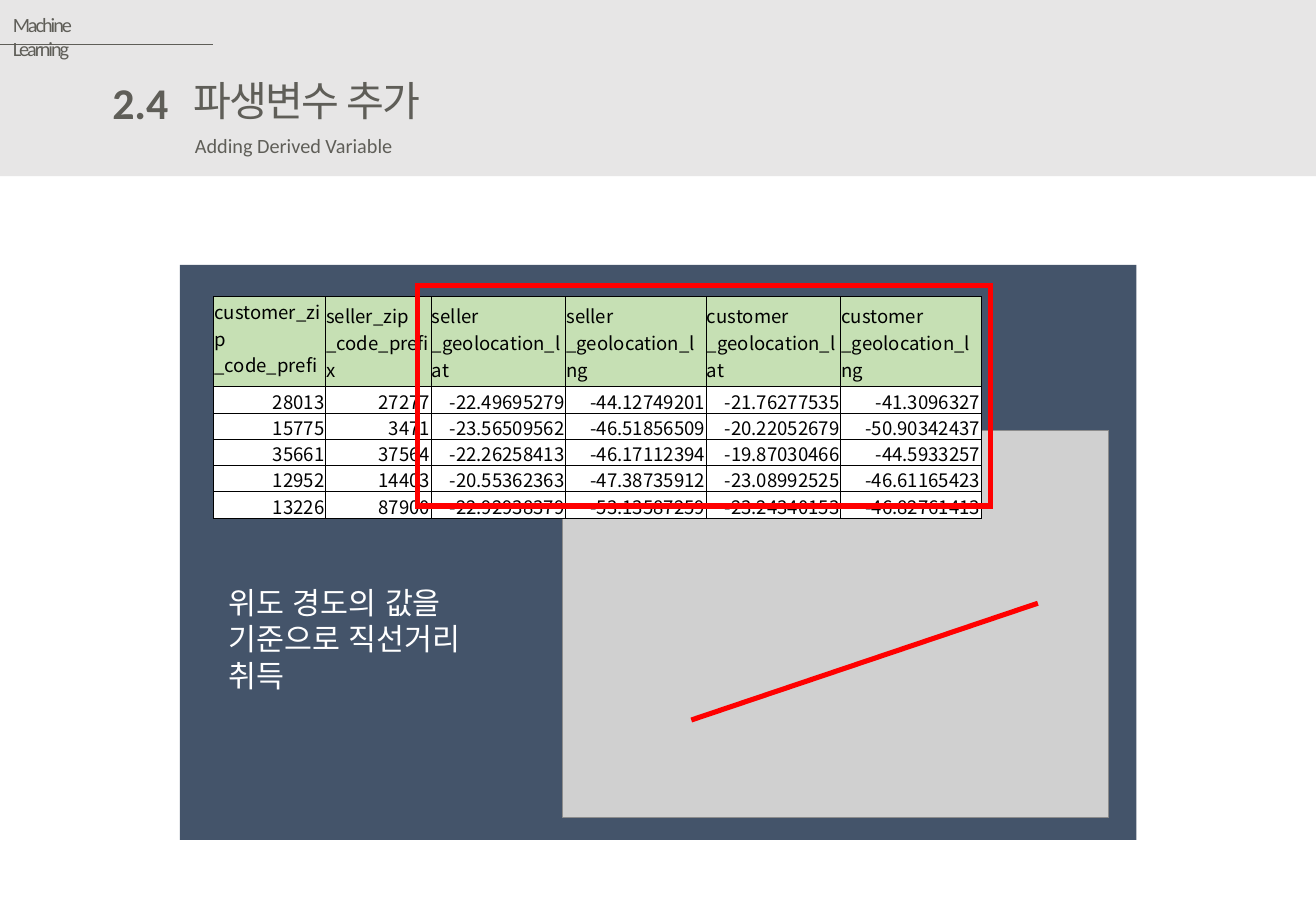
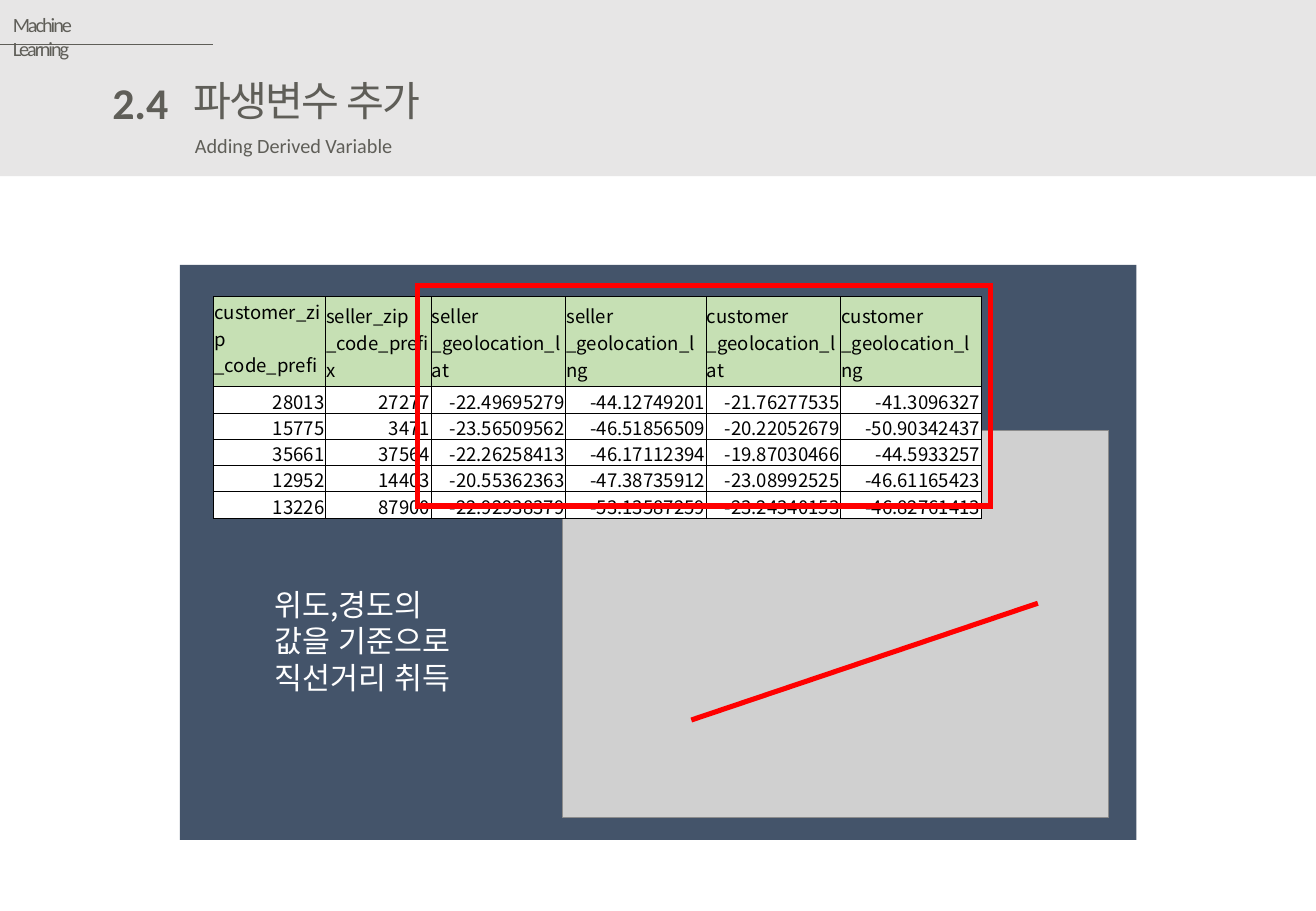
Before and after one commit to kkh9198/Brazilian_region, a slide deck: slide 15 of 회의록/olist프로젝트 ppt_임윤정.pptx. Drawn at 1316x911 pixels with LibreOffice and Linux fonts; fonts in the diff are those of the drawing; grey boxes stand for pictures. Boxes give left, top, right and bottom in pixels: in the first picture for what was removed or moved away, otherwise in the second. Text is boxed around its words. In the diff, an @@ line names an element or a change of style, - is before the commit and + after.

```diff
--- a/회의록/olist프로젝트 ppt_임윤정.pptx
+++ b/회의록/olist프로젝트 ppt_임윤정.pptx
@@ text at [274,591,451,692]: text changed @@
-위도 경도의 값을
-기준으로 직선거리
-취득
+위도,경도의
+값을 기준으로
+직선거리 취득
```
Also in this commit, not shown: 1 other slide changed, 1 slide added.
